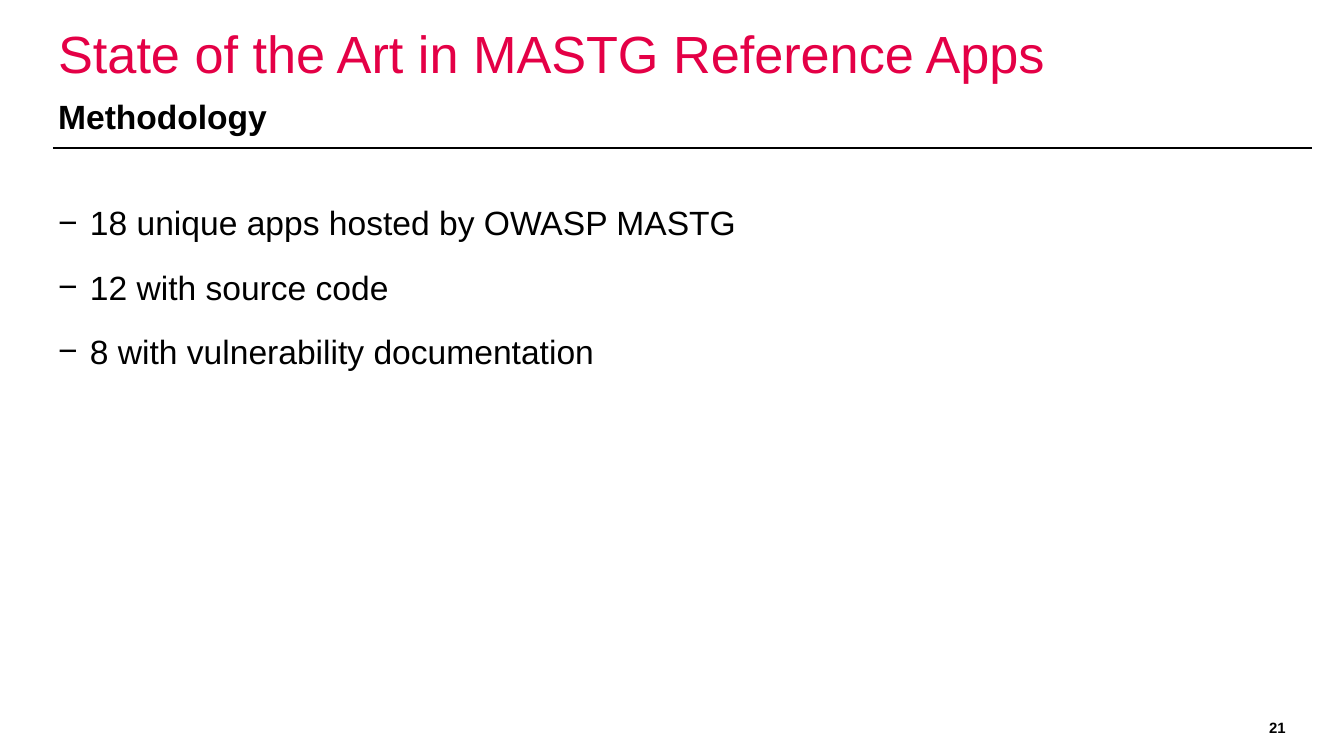
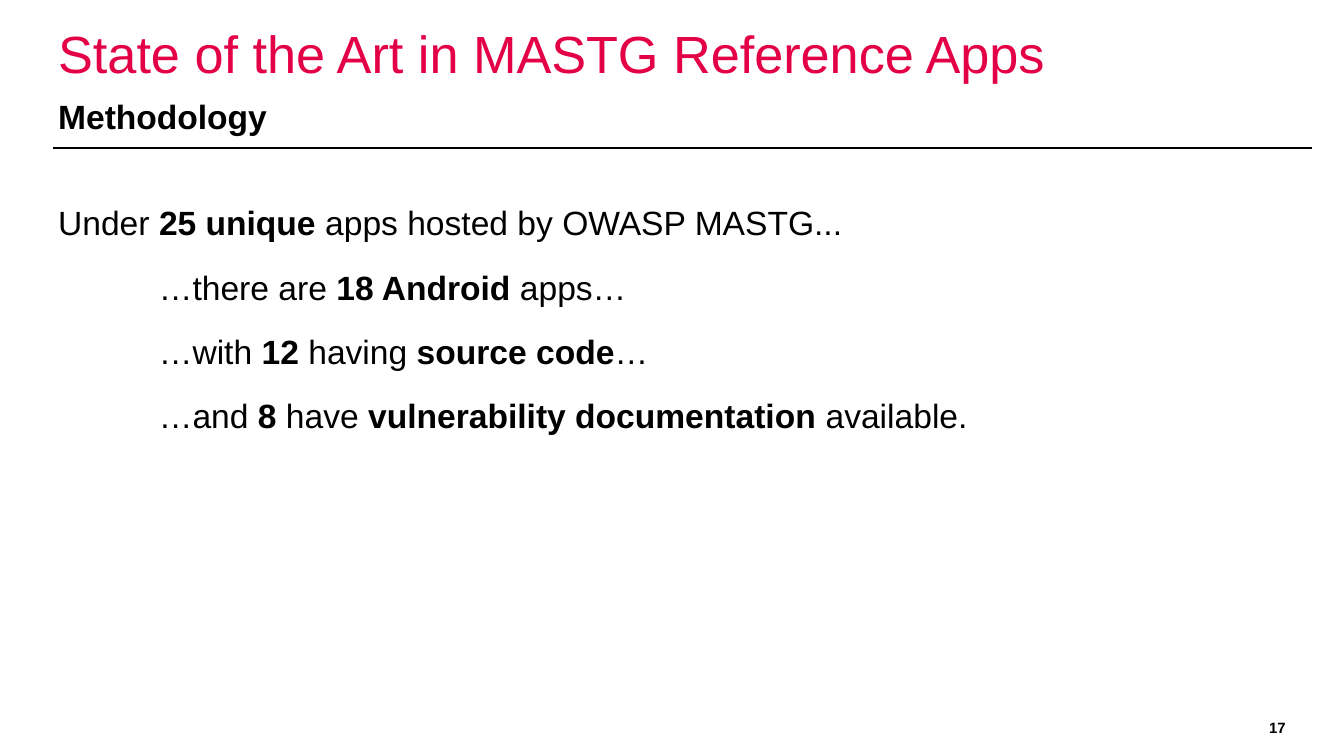
Before and after one commit to domi-cmd/Reference_Application_for_OWASP_MASTG, a slide deck: slide 17 of dev_documents/presentation/ba_thesis_presentation_kronig.pptx (slide 21 before the commit). Drawn at 1344x756 pixels with LibreOffice and Linux fonts; fonts in the diff are those of the drawing; background and template pictures are left out. Boxes give left, top, right and bottom in pixels: in the first picture for what was removed or moved away, otherwise in the second. Text is boxed around its words. In the diff, an @@ line names an element or a change of style, - is before the commit and + after.

```diff
--- a/dev_documents/presentation/ba_thesis_presentation_kronig.pptx
+++ b/dev_documents/presentation/ba_thesis_presentation_kronig.pptx
@@ text at (58, 210, 968, 434): text changed @@
-− 18 unique apps hosted by OWASP MASTG
-− 12 with source code
-− 8 with vulnerability documentation
+Under 25 unique apps hosted by OWASP MASTG...
+…there are 18 Android apps…
+…with 12 having source code…
+…and 8 have vulnerability documentation available.
@@ page number at (1269, 722, 1286, 733): text changed @@
-21
+17
```
Also in this commit, not shown: 8 other slides changed, 6 slides added, 10 slides removed.
